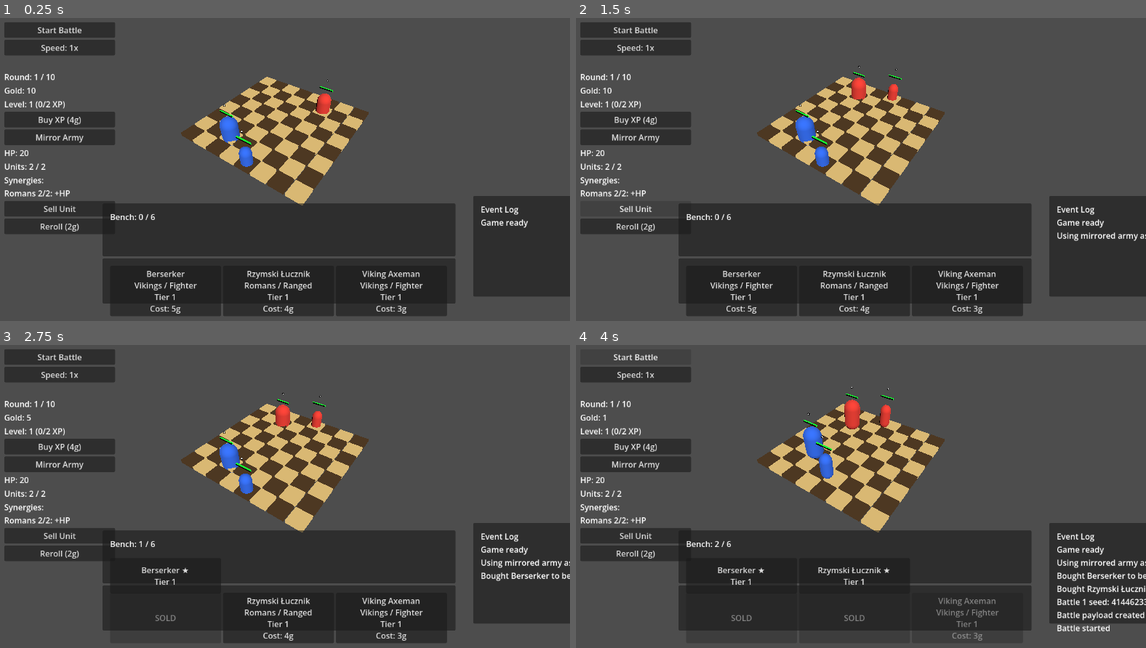
Above: before the commit, frames 1-4 (two rows, left to right).
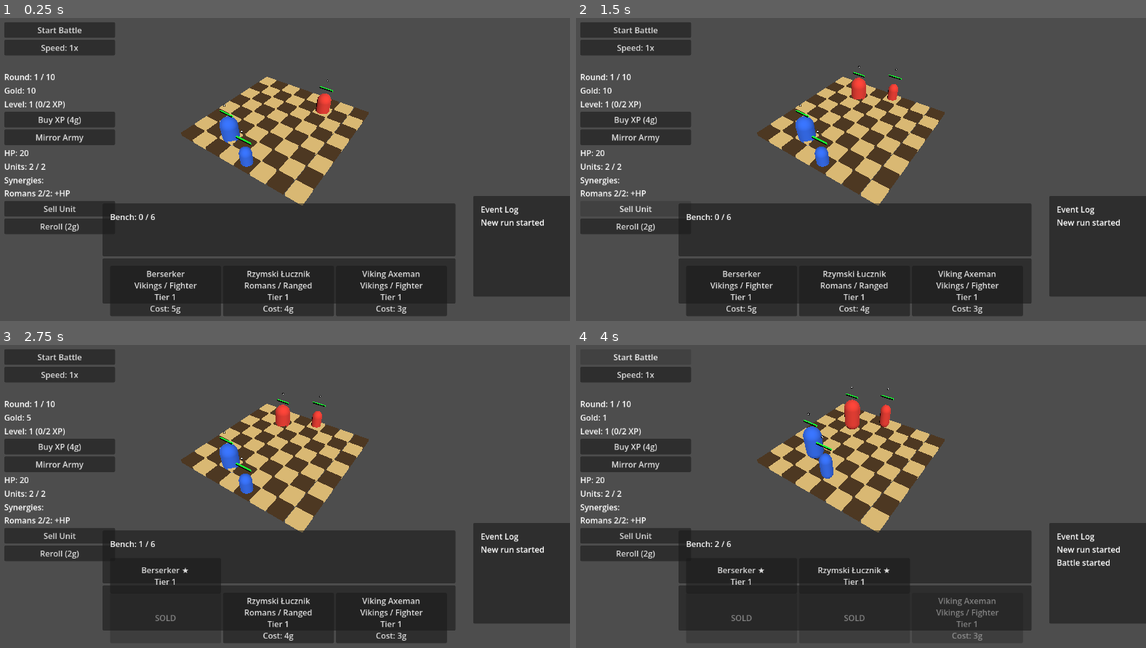
Above: after the commit, the same moments.

Repository: janmgryka-bit/warmarket
Game: Godot game, scene res://scenes/Main.tscn
The game is run twice, just before and just after one commit, with the same random seed, the same clock (stepped at 60 frames per second) and the same inputs.
Inputs:
- Up to frame 1 (0.25 s): no input
- Up to frame 2 (1.5 s): click "Mirror Army" at 0.5 s; click "Sell Unit" at 1.25 s
- Up to frame 3 (2.75 s): click "Berserker Vikings / Fighter T…" at 2 s
- Up to frame 4 (4 s): click "Rzymski Łucznik Romans / Rang…" at 2.75 s; click "Start Battle" at 3.5 s

The runs differ from the first frame. In frame 1, 0.1% of the frame differs, in the area x 84-96%, y 66-70%; in frame 2, 0.3%; in frame 3, 0.5%; in frame 4, 1.2%, in the area x 84-100%, y 66-95%.

Commit message:
Reduce event log noise

Diff:
--- a/godot_project/war-market/scripts/game.gd
+++ b/godot_project/war-market/scripts/game.gd
@@ -166,7 +166,7 @@
 	restart_button.visible = false
 	apply_battle_speed()
 	update_battle_speed_ui()
-	add_event_log("Game ready")
+	add_event_log("New run started")
 
 	update_gold_label()
 	update_player_health_label()
@@ -730,7 +730,7 @@
 	update_bench_ui()
 	update_unit_cap_label()
 	clear_all_selection()
-	add_event_log("Deployed %s %d-star" % [data.get("name", unit_id), star_level])
+	print("Deployed ", data.get("name", unit_id), " from bench at ", grid_pos, " star: ", star_level)
 	return true
 
 func get_first_player_unit() -> CharacterBody3D:
@@ -782,8 +782,8 @@
 
 	clear_all_selection()
 
-	add_event_log("Battle %d seed: %d" % [current_battle_id, current_battle_seed])
-	add_event_log("Battle payload created")
+	print("Battle ", current_battle_id, " seed: ", current_battle_seed)
+	print("Battle payload created")
 	add_event_log("Battle started")
 
 	var units := get_tree().get_nodes_in_group("units")
@@ -876,7 +876,7 @@
 func end_round(result_text: String) -> void:
 	last_battle_summary = create_battle_summary(result_text)
 	record_battle_summary(last_battle_summary)
-	add_event_log("Battle summary recorded")
+	print("Battle summary recorded")
 
 	if result_text == "PLAYER WINS" and round_number >= max_rounds:
 		trigger_victory()
@@ -1165,12 +1165,12 @@
 	player_gold -= cost
 	bench_units.append({"unit_id": unit_id, "star_level": 1})
 	sold_shop_offer_indices.append(offer_index)
-	add_event_log("Bought %s to bench for %dg" % [data["name"], cost])
 	update_gold_label()
 	try_merge_bench_units()
 	update_bench_ui()
 	populate_shop()
 	clear_all_selection()
+	print("Bought ", data["name"], " to bench for ", cost, " gold")
 
 func try_merge_bench_units() -> void:
 	var merged_any = false
@@ -1288,14 +1288,14 @@
 
 	var snapshot = create_player_army_snapshot()
 	if snapshot.is_empty():
-		add_event_log("No player army to mirror")
+		print("No player army to mirror")
 		return
 
 	opponent_army_snapshot = snapshot
 	use_snapshot_opponent = true
 	clear_opponent_units()
 	spawn_opponent_army(round_number)
-	add_event_log("Using mirrored army as opponent")
+	print("Using mirrored army as opponent")
 
 func _on_sell_unit_button_pressed() -> void:
 	if not is_preparation_phase():
@@ -1319,7 +1319,7 @@
 		update_bench_ui()
 		populate_shop()
 		clear_all_selection()
-		add_event_log("Sold bench %s %d-star for %dg" % [bench_data["name"], bench_star, bench_refund])
+		print("Sold bench ", bench_data["name"], " star: ", bench_star, " for ", bench_refund, " gold")
 		return
 
 	if selected_unit == null or not is_instance_valid(selected_unit):
@@ -1367,7 +1367,7 @@
 	update_gold_label()
 	update_unit_cap_label()
 	populate_shop()
-	add_event_log("Sold %s %d-star for %dg" % [deployed_data["name"], deployed_star, deployed_refund])
+	print("Sold ", deployed_data["name"], " star: ", deployed_star, " for ", deployed_refund, " gold")
 
 func get_star_refund_multiplier(star_level: int) -> int:
 	match star_level:
--- a/godot_project/war-market/tests/smoke_test.gd
+++ b/godot_project/war-market/tests/smoke_test.gd
@@ -81,7 +81,7 @@
 	assert_true(game.synergy_label != null, "SynergyLabel should exist")
 	assert_true("Romans" in game.synergy_label.text, "Initial SynergyLabel should show active Roman synergy")
 	assert_true(game.event_log_label != null, "EventLogLabel should exist")
-	assert_true("Game ready" in game.event_log_label.text, "Initial EventLogLabel should show game ready")
+	assert_true("New run started" in game.event_log_label.text, "Initial EventLogLabel should show new run started")
 
 func test_battle_speed_toggle() -> void:
 	var game = await load_game()
@@ -129,6 +129,18 @@
 	assert_true(not ("First event" in game.event_log), "Event log should remove old entries")
 	var latest_event = "Recent event %d" % (game.max_event_log_entries + 1)
 	assert_true(latest_event in game.event_log_label.text, "Event log label should show recent events")
+
+	game.event_log.clear()
+	game.update_event_log_ui()
+	game.player_gold = 100
+	game.sold_shop_offer_indices.clear()
+	game._on_shop_card_pressed("roman_spearman", 0)
+	assert_true(not event_log_contains_prefix(game, "Bought"), "Routine buys should not be required in event log")
+
+	game.start_battle()
+	assert_true("Battle started" in game.event_log_label.text, "Important battle start should appear in event log")
+	game.end_round("PLAYER WINS")
+	assert_true("Round result: PLAYER WINS" in game.event_log_label.text, "Important round result should appear in event log")
 
 func test_buy_xp() -> void:
 	var game = await load_game()
@@ -716,6 +728,12 @@
 			count += 1
 	return count
 
+func event_log_contains_prefix(game, prefix: String) -> bool:
+	for entry in game.event_log:
+		if entry.begins_with(prefix):
+			return true
+	return false
+
 func find_deployed_player_unit():
 	for unit in get_nodes_in_group("units"):
 		if unit.team_id == 0 and unit.current_hp > 0 and unit.has_meta("roster_id"):
